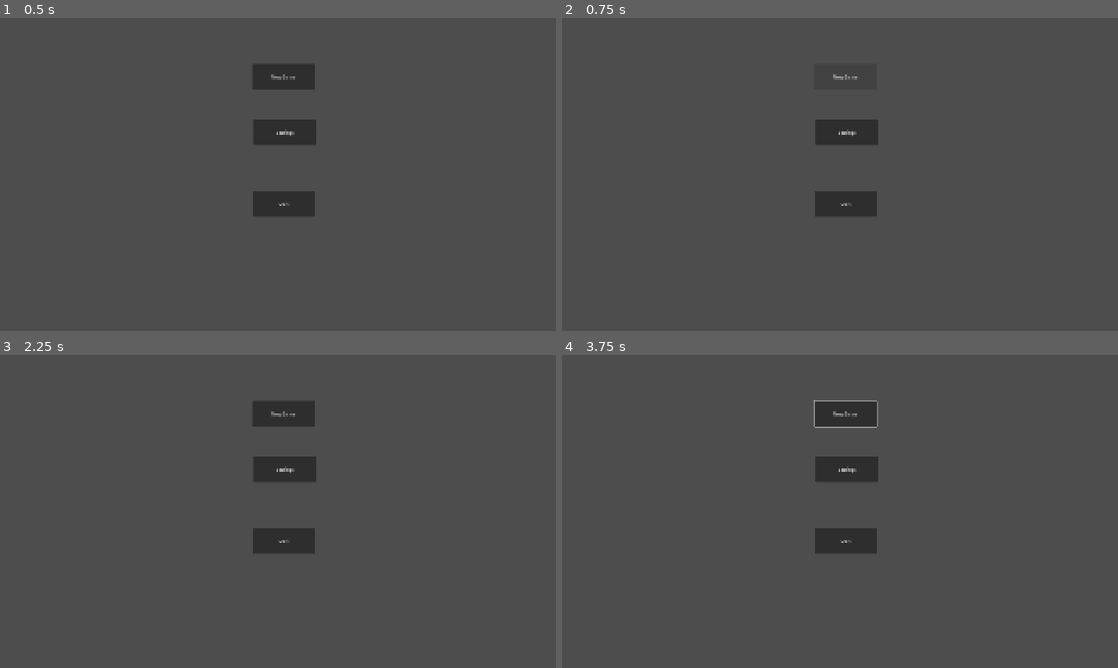
Above: before the commit, frames 1-4 (two rows, left to right).
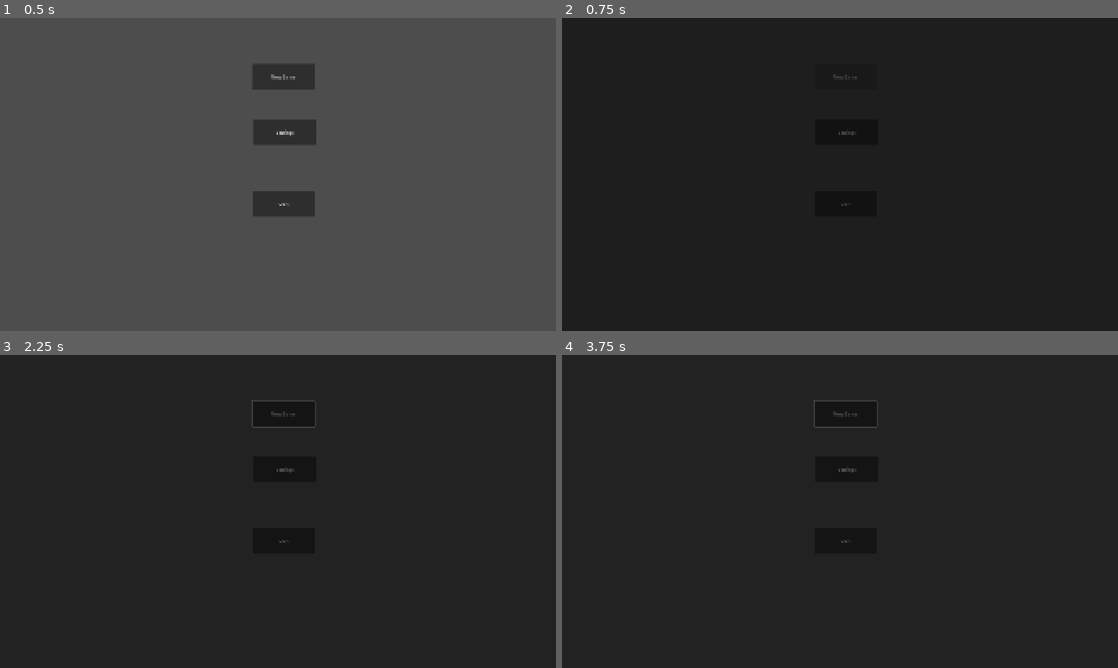
Above: after the commit, the same moments.

Repository: camwharff/os-dream-3
Game: Godot game, scene res://scenes/ui/Title.tscn
Same seed, same stepped clock (60 frames per second), same inputs: the game is played once before the commit and once after it.
Inputs (mouse positions are in pixels of both pictures, inside the frame that each line leads up to):
- Up to frame 1 (0.5 s): no input
- Up to frame 2 (0.75 s): click "New Game" at 0.5 s
- Up to frame 3 (2.25 s): click "New Game" at 1.25 s; tap Enter at 2 s; move the mouse to (400, 495) at 2.02 s; hold Up (ui_up) from 2.03 s (still down); tap I at 2.1 s; click (400, 495) at 2.17 s
- Up to frame 4 (3.75 s): tap Space (ui_select) at 2.27, 3.5 s; release Up (ui_up) at 2.75 s; drag from (728, 527) to (812, 574) at 2.77 s; move the mouse to (895, 442) at 3.52 s; hold Up (ui_up) from 3.53 s (still down); tap U at 3.6 s

Frame 1 is identical in both runs. In frame 2, 100% of the frame differs, in the area x 0-100%, y 0-100%; in frame 3, 100%; in frame 4, 100%.
Error before the commit: Parse Error: Preload file "res://scenes/ui" does not exist. (res://scenes/ui/title.gd:4)

Commit message:
Added settings screen
buggy but built - fix tomorrow

Diff:
--- /dev/null
+++ b/assets/themes/temp_theme.tres
@@ -0,0 +1,15 @@
+[gd_resource type="Theme" format=3 uid="uid://3tvpt3fa6ecn"]
+
+[sub_resource type="StyleBoxFlat" id="StyleBoxFlat_x3vyp"]
+bg_color = Color(0.6, 0.6, 1, 1)
+
+[sub_resource type="StyleBoxFlat" id="StyleBoxFlat_0b1cv"]
+bg_color = Color(0.9225044, 0.44650662, 3.85046e-07, 1)
+
+[sub_resource type="StyleBoxFlat" id="StyleBoxFlat_yu862"]
+bg_color = Color(0.99999994, 0.21460247, 0.71225196, 1)
+
+[resource]
+HSlider/styles/grabber_area = SubResource("StyleBoxFlat_x3vyp")
+HSlider/styles/grabber_area_highlight = SubResource("StyleBoxFlat_0b1cv")
+HSlider/styles/slider = SubResource("StyleBoxFlat_yu862")
--- a/autoload/game_state.gd
+++ b/autoload/game_state.gd
@@ -4,7 +4,7 @@
 signal time_changed
 
 var phase: int
-var seed: int
+var game_seed: int
 var rng: RandomNumberGenerator = RandomNumberGenerator.new()
 var stats: Dictionary[String, int] = {
 	"energy": 0,
@@ -35,10 +35,10 @@
 func new_run(custom_seed: int = 0):
 	phase = 0
 	if custom_seed == 0:
-		seed = randi()
+		game_seed = randi()
 	else:
-		seed = custom_seed
-	rng.seed = seed
+		game_seed = custom_seed
+	rng.seed = game_seed
 	stats = { "energy": 0, "happiness": 0, "sanity": 0, "stress": 0 }
 	time_left = 0
 	puzzle_results = {
--- a/autoload/settings.gd
+++ b/autoload/settings.gd
@@ -2,8 +2,8 @@
 
 const PATH: String = "user://settings.cgf"
 
-var music_vol: int = 0.5
-var sfx_vol: int = 0.5
+var music_vol: float = 0.5
+var sfx_vol: float = 0.5
 var fullscreen = false
 
 
@@ -35,10 +35,12 @@
 func apply_settings():
 	_set_bus_volume("Music", music_vol)
 	_set_bus_volume("SFX", sfx_vol)
+
+	var main_window := get_tree().root
 	if fullscreen:
-		DisplayServer.window_set_mode(DisplayServer.WINDOW_MODE_FULLSCREEN)
+		main_window.mode = Window.MODE_FULLSCREEN
 	else:
-		DisplayServer.window_set_mode(DisplayServer.WINDOW_MODE_WINDOWED)
+		main_window.mode = Window.MODE_WINDOWED
 
 
 func _set_bus_volume(bus: String, val: float) -> void:
--- /dev/null
+++ b/scenes/ui/settings_menu.gd
@@ -0,0 +1,13 @@
+extends Control
+
+
+func _on_fullscreen_toggled(toggled_on: bool) -> void:
+	Settings.set_fullscreen(toggled_on)
+
+
+func _on_music_vol_value_changed(value: float) -> void:
+	Settings.set_music_volume(value)
+
+
+func _on_sfx_vol_value_changed(value: float) -> void:
+	Settings.set_sfx_volume(value)
--- /dev/null
+++ b/scenes/ui/settings_menu.tscn
@@ -0,0 +1,62 @@
+[gd_scene format=3 uid="uid://rumsuutljxvy"]
+
+[ext_resource type="Script" uid="uid://cc6ejfea6koix" path="res://scenes/ui/settings_menu.gd" id="1_qwcqe"]
+
+[node name="SettingsMenu" type="Control" unique_id=1287800097]
+layout_mode = 3
+anchors_preset = 0
+script = ExtResource("1_qwcqe")
+
+[node name="ColorRect" type="ColorRect" parent="." unique_id=1215133824]
+layout_mode = 0
+offset_left = 344.0
+offset_top = 208.0
+offset_right = 1541.0
+offset_bottom = 857.0
+color = Color(0, 0, 0, 0.4745098)
+
+[node name="Fullscreen" type="CheckButton" parent="." unique_id=1071473561]
+layout_mode = 0
+offset_left = 916.0
+offset_top = 655.0
+offset_right = 1043.0
+offset_bottom = 686.0
+text = "Fullscreen"
+
+[node name="Music" type="HBoxContainer" parent="." unique_id=697404190]
+layout_mode = 0
+offset_left = 761.0
+offset_top = 587.0
+offset_right = 1161.0
+offset_bottom = 628.0
+
+[node name="MusicText" type="Label" parent="Music" unique_id=422980202]
+layout_mode = 2
+text = "Music Volume: "
+
+[node name="MusicVol" type="HSlider" parent="Music" unique_id=251318932]
+layout_mode = 2
+size_flags_horizontal = 3
+size_flags_vertical = 1
+value = 50.0
+
+[node name="SFX" type="HBoxContainer" parent="." unique_id=593805136]
+layout_mode = 0
+offset_left = 764.0
+offset_top = 521.0
+offset_right = 1164.0
+offset_bottom = 562.0
+
+[node name="SFXText" type="Label" parent="SFX" unique_id=1498035189]
+layout_mode = 2
+text = "SFX Volume: "
+
+[node name="SFXVol" type="HSlider" parent="SFX" unique_id=1337861534]
+layout_mode = 2
+size_flags_horizontal = 3
+size_flags_vertical = 1
+value = 50.0
+
+[connection signal="toggled" from="Fullscreen" to="." method="_on_fullscreen_toggled"]
+[connection signal="value_changed" from="Music/MusicVol" to="." method="_on_music_vol_value_changed"]
+[connection signal="value_changed" from="SFX/SFXVol" to="." method="_on_sfx_vol_value_changed"]
--- a/scenes/ui/title.gd
+++ b/scenes/ui/title.gd
@@ -1,7 +1,6 @@
 extends Control
 
-# add menu res://scenes/ui/settings_menu.tscn when it exists
-const SETTINGS_MENU: Control = preload("")
+const SETTINGS_MENU: PackedScene = preload("res://scenes/ui/settings_menu.tscn")
 
 
 func _on_new_game_pressed() -> void:
Not shown, added: scenes/ui/settings_menu.gd.uid
